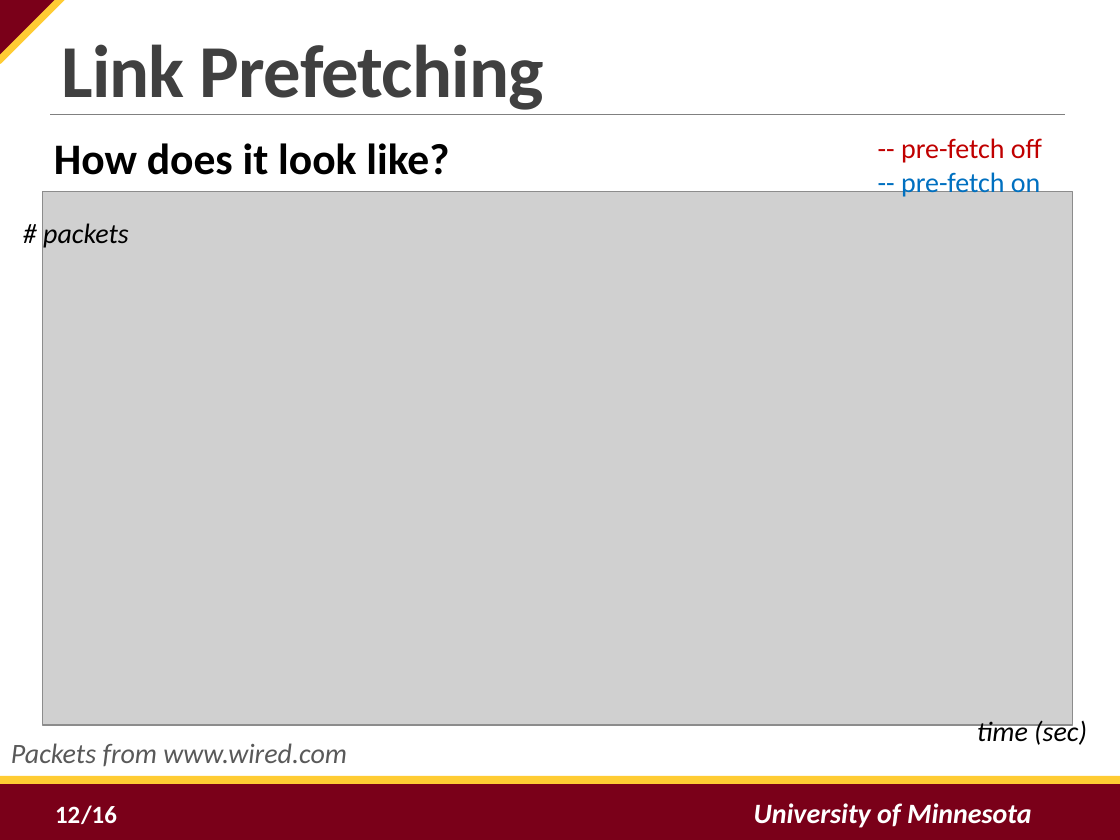
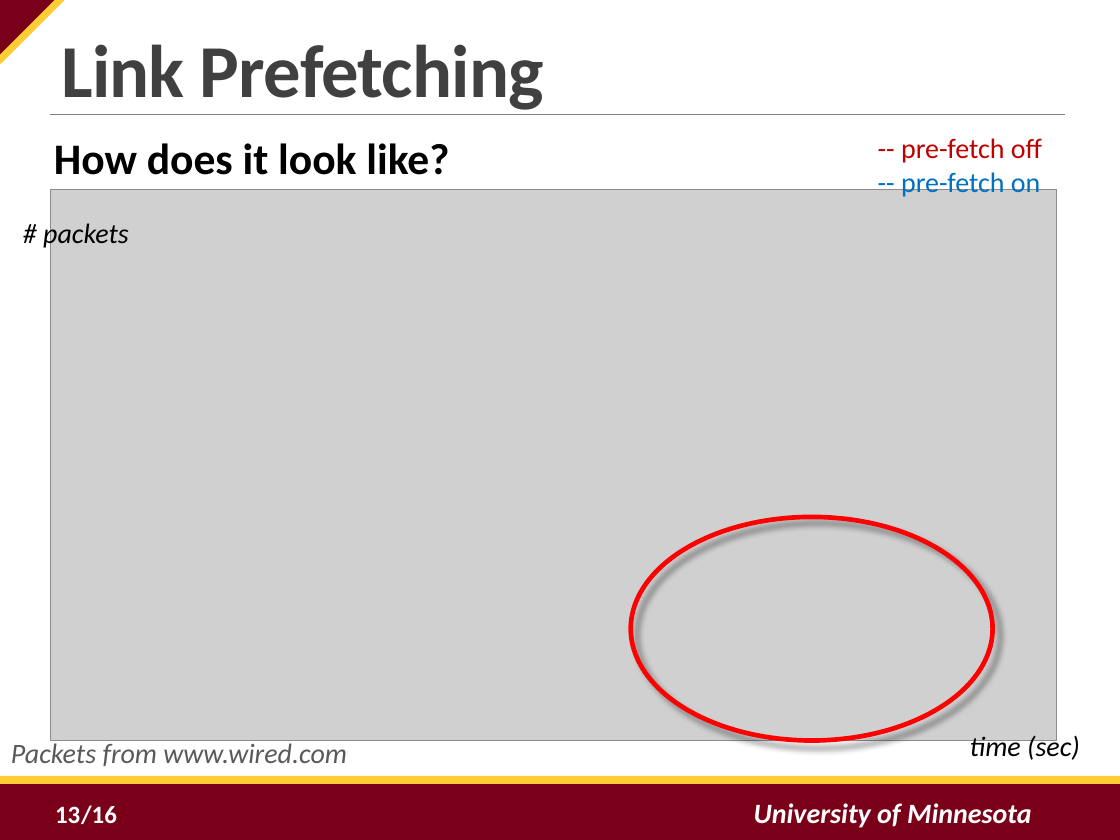
Before and after one commit to tj-byun/link-prefetching-website-fingerprinting-defense, a slide deck: slide 13 of final_presentation.pptx (slide 12 before the commit). Drawn at 1120x840 pixels with LibreOffice and Linux fonts; fonts in the diff are those of the drawing; grey boxes stand for pictures; background and template pictures are left out. Boxes give left, top, right and bottom in pixels: in the first picture for what was removed or moved away, otherwise in the second. Text is boxed around its words. In the diff, an @@ line names an element or a change of style, - is before the commit and + after.

```diff
--- a/final_presentation.pptx
+++ b/final_presentation.pptx
@@ picture: place and size @@
-picture at (43, 192, 1072, 726)
+picture at (50, 189, 1057, 741)
@@ ellipse added at (631, 517, 992, 741), outline #FF0000 3 pt @@
@@ text "time (sec)": place and size @@
-text "time (sec)" at (977, 718, 1087, 745)
+text "time (sec)" at (970, 733, 1080, 760)
@@ page number at (55, 806, 80, 823): text changed @@
-12
+13
```
Also in this commit, not shown: 5 other slides changed, 4 slides added, 1 other file.
